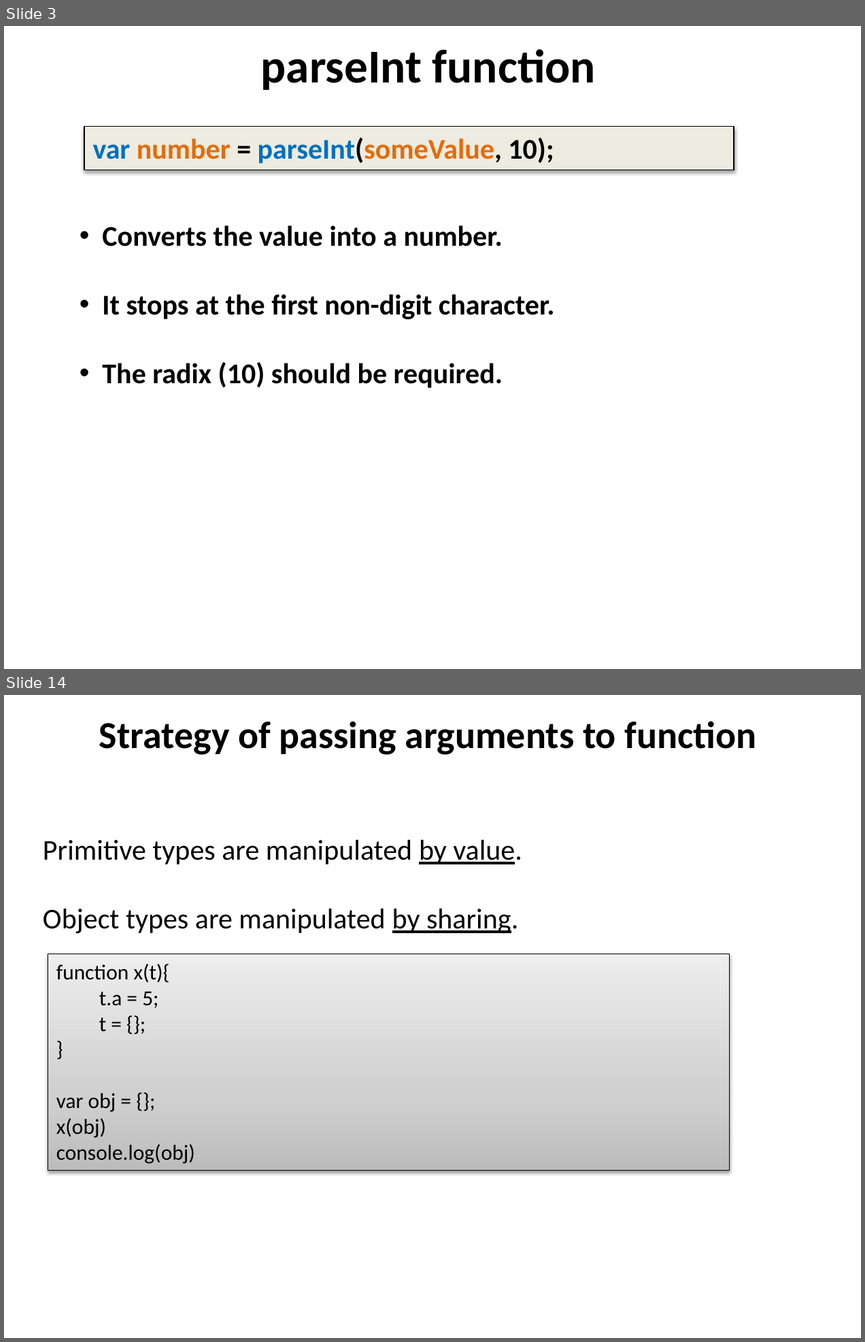
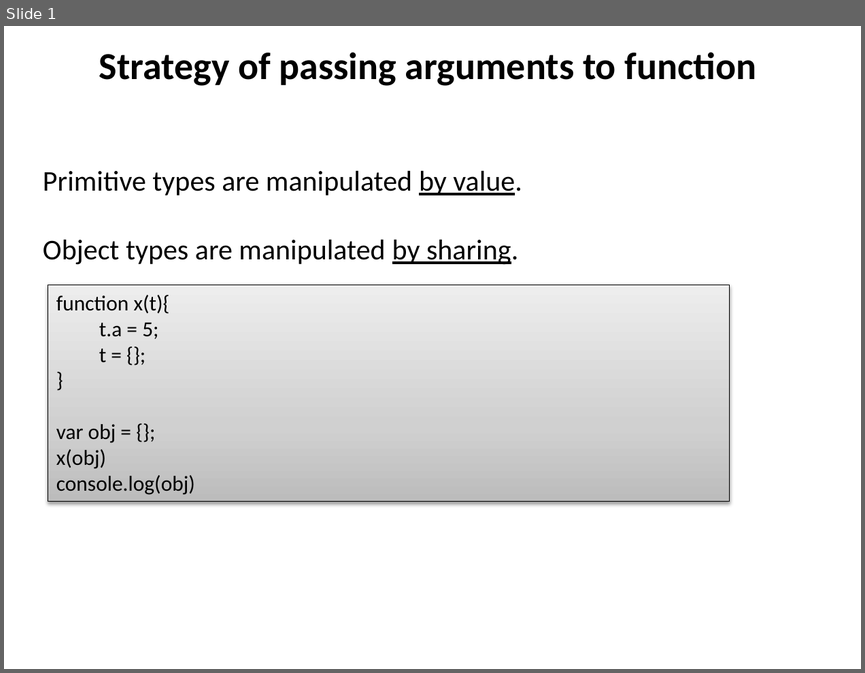
Before and after one commit to dzmitry-varabei/front-end-course, a slide deck: js-data-types/Data_types.pptx. Shown one above the other, each under a label of ours: slides 3 and 14 before the commit, slide 1 after it; the slides between them are not shown. The pictures are 865x1342 and 865x673 pixels, drawn with LibreOffice and Linux fonts; fonts in the diff are those of the drawing. Boxes give left, top, right and bottom in pixels: in the first picture for what was removed or moved away, otherwise in the second. Text is boxed around its words. In the diff, an @@ line names an element or a change of style, - is before the commit and + after.

```diff
--- a/js-data-types/Data_types.pptx
+++ b/js-data-types/Data_types.pptx
@@ slide 3 removed at (4, 26, 861, 669), background #FFFFFF @@
@@ title removed at (261, 49, 596, 90) @@
-parseInt function
@@ rectangle removed at (84, 126, 734, 169) @@
-  var number = parseInt(someValue, 10);
@@ text removed at (102, 225, 555, 388) @@
-• Converts the value into a number.
-• It stops at the first non-digit character.
-• The radix (10) should be required.
@@ what was slide 14 is now slide 1 @@
```
Also in this commit, not shown: 1 slide changed, 12 other slides removed, 3 other files.
